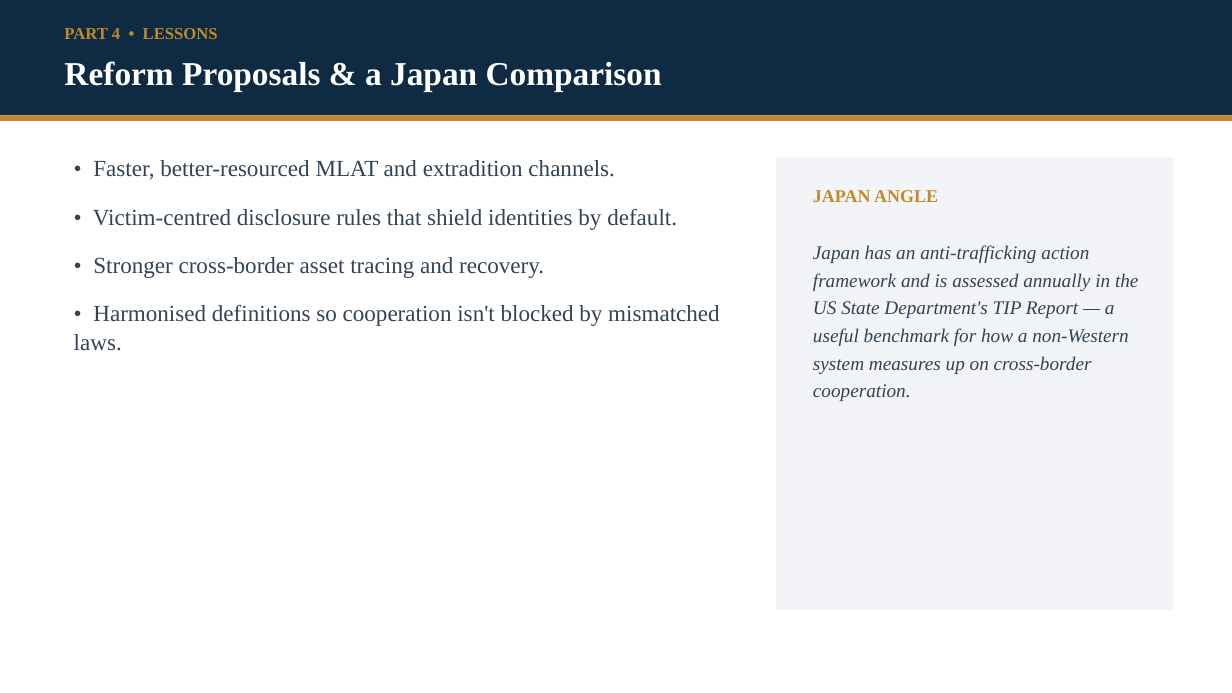
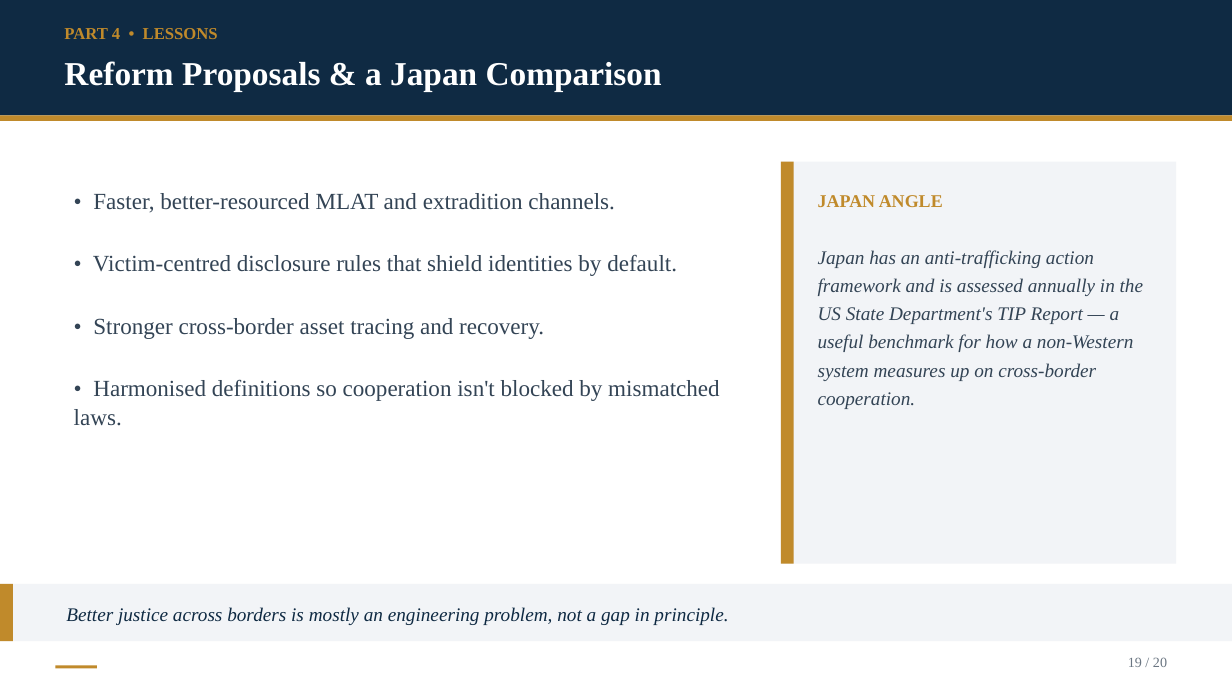
Before and after one commit to Kokidesu/Koki, a slide deck: slide 19 of Epstein_Transnational_Justice.pptx. Drawn at 1232x693 pixels with LibreOffice and Linux fonts; fonts in the diff are those of the drawing. Boxes give left, top, right and bottom in pixels: in the first picture for what was removed or moved away, otherwise in the second. Text is boxed around its words. In the diff, an @@ line names an element or a change of style, - is before the commit and + after.

```diff
--- a/Epstein_Transnational_Justice.pptx
+++ b/Epstein_Transnational_Justice.pptx
@@ rectangle resized from (x1=776, y1=157, x2=1174, y2=610) to (x1=781, y1=162, x2=1177, y2=564) @@
@@ rectangle added at (x1=781, y1=162, x2=794, y2=564), fill #C08A2B @@
@@ text "• Faster, better-resourced MLAT and ..." moved from (x1=74, y1=160, x2=719, y2=351) to (x1=74, y1=193, x2=719, y2=426) @@
@@ text "• Faster, better-resourced MLAT and ..." at (x1=74, y1=193, x2=719, y2=426): more space between paragraphs @@
@@ text "JAPAN ANGLE" moved from (x1=813, y1=190, x2=938, y2=202) to (x1=818, y1=195, x2=943, y2=207) @@
@@ text "Japan has an anti-trafficking action ..." at (x1=818, y1=250, x2=1143, y2=409): line spacing 1.2 to 1.22 @@
@@ rectangle added at (x1=0, y1=584, x2=1232, y2=641), fill #F2F4F7 @@
@@ rectangle added at (x1=0, y1=584, x2=13, y2=641), fill #C08A2B @@
@@ text added at (x1=66, y1=607, x2=728, y2=625), 15 pt, text #0F2A43, italic @@
+Better justice across borders is mostly an engineering problem, not a gap in principle.
@@ text added at (x1=1128, y1=657, x2=1167, y2=667), 11 pt, text #6B7682 @@
+19 / 20
@@ rectangle added at (x1=55, y1=665, x2=97, y2=669), fill #C08A2B @@
```
Also in this commit, not shown: 19 other slides changed, 22 other files.
